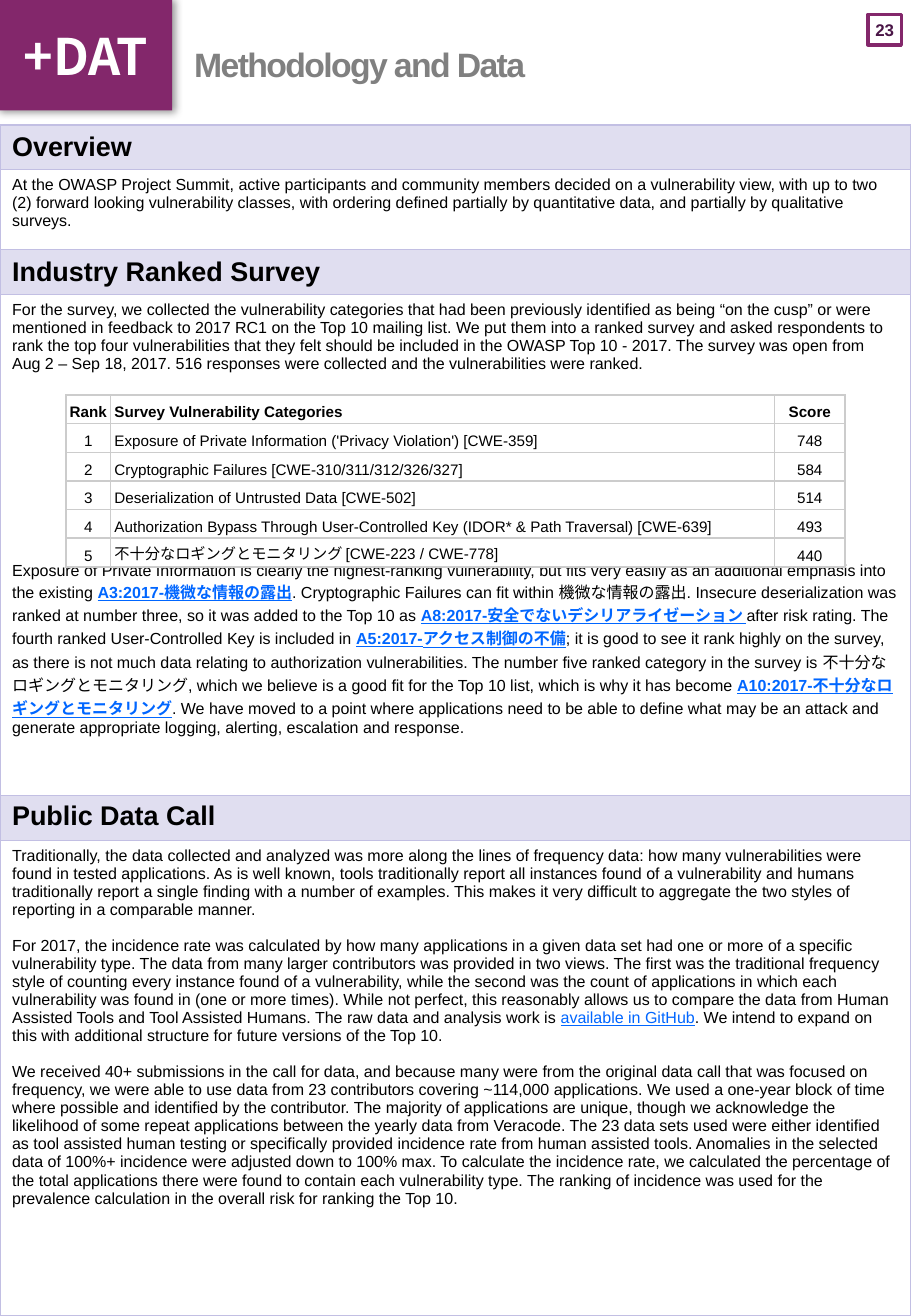
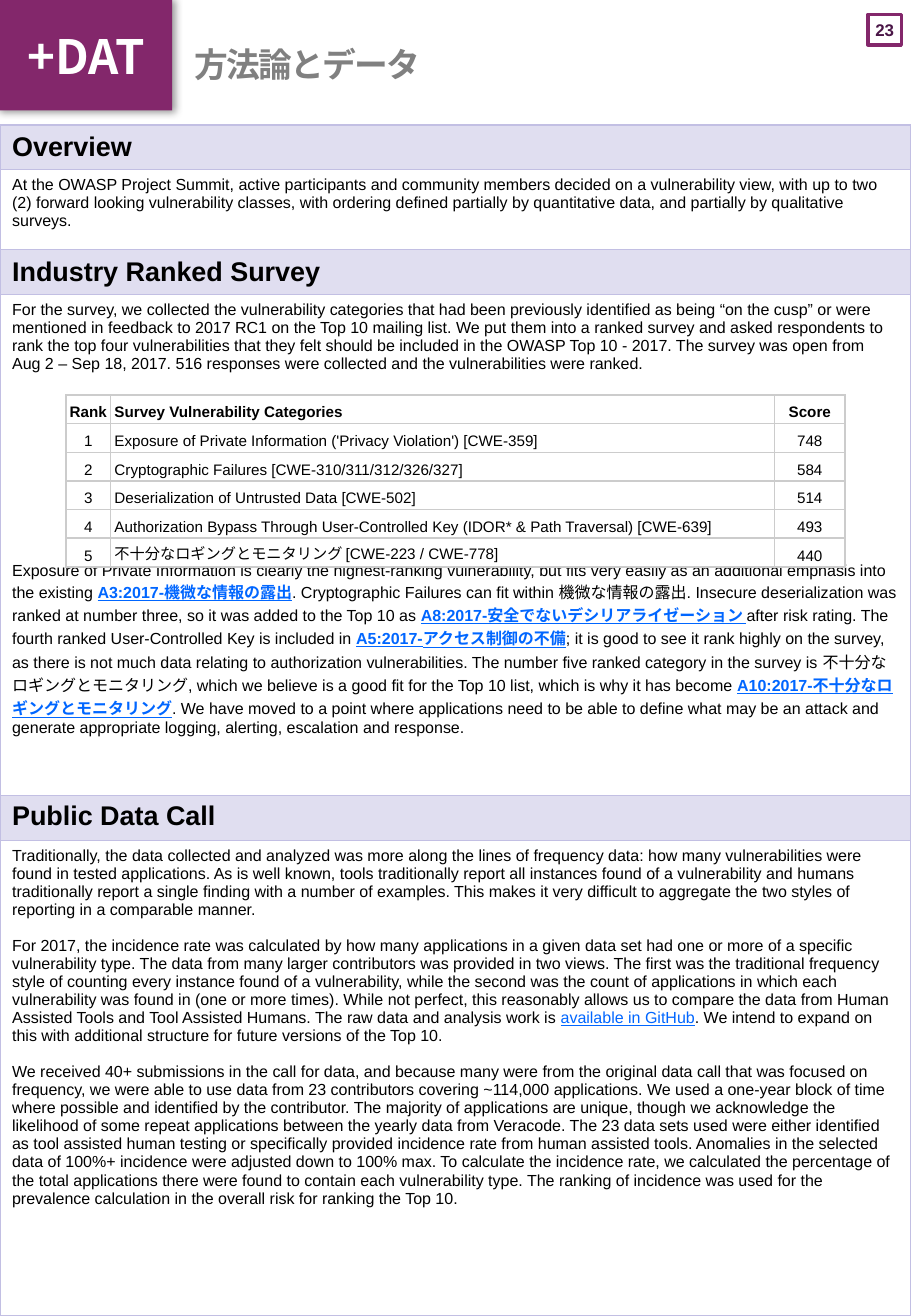
Before and after one commit to OWASP/Top10, a slide deck: slide 24 of 2017/ja/pptx_file/OWASP Top 10-2017_ja_DIN-A4.pptx. Drawn at 911x1316 pixels with LibreOffice and Linux fonts; fonts in the diff are those of the drawing. Boxes give left, top, right and bottom in pixels: in the first picture for what was removed or moved away, otherwise in the second. Text is boxed around its words. In the diff, an @@ line names an element or a change of style, - is before the commit and + after.

```diff
--- a/2017/ja/pptx_file/OWASP Top 10-2017_ja_DIN-A4.pptx
+++ b/2017/ja/pptx_file/OWASP Top 10-2017_ja_DIN-A4.pptx
@@ text "+DAT" at (0,0,172,111): size 29.8 to 28 pt @@
@@ title at (194,48,421,80): text changed @@
-Methodology and Data
+方法論とデータ
```
Also in this commit, not shown: 17 other slides changed.
